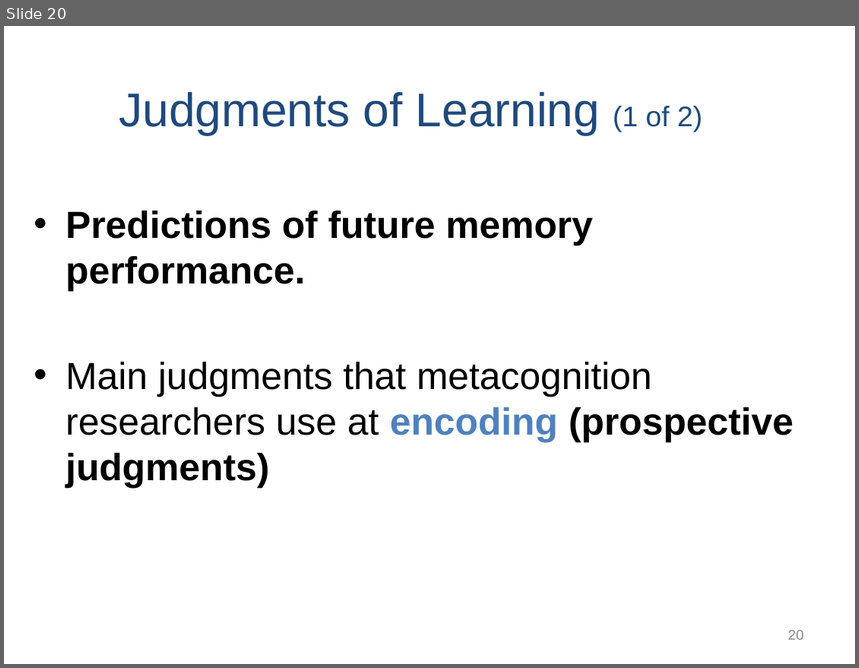
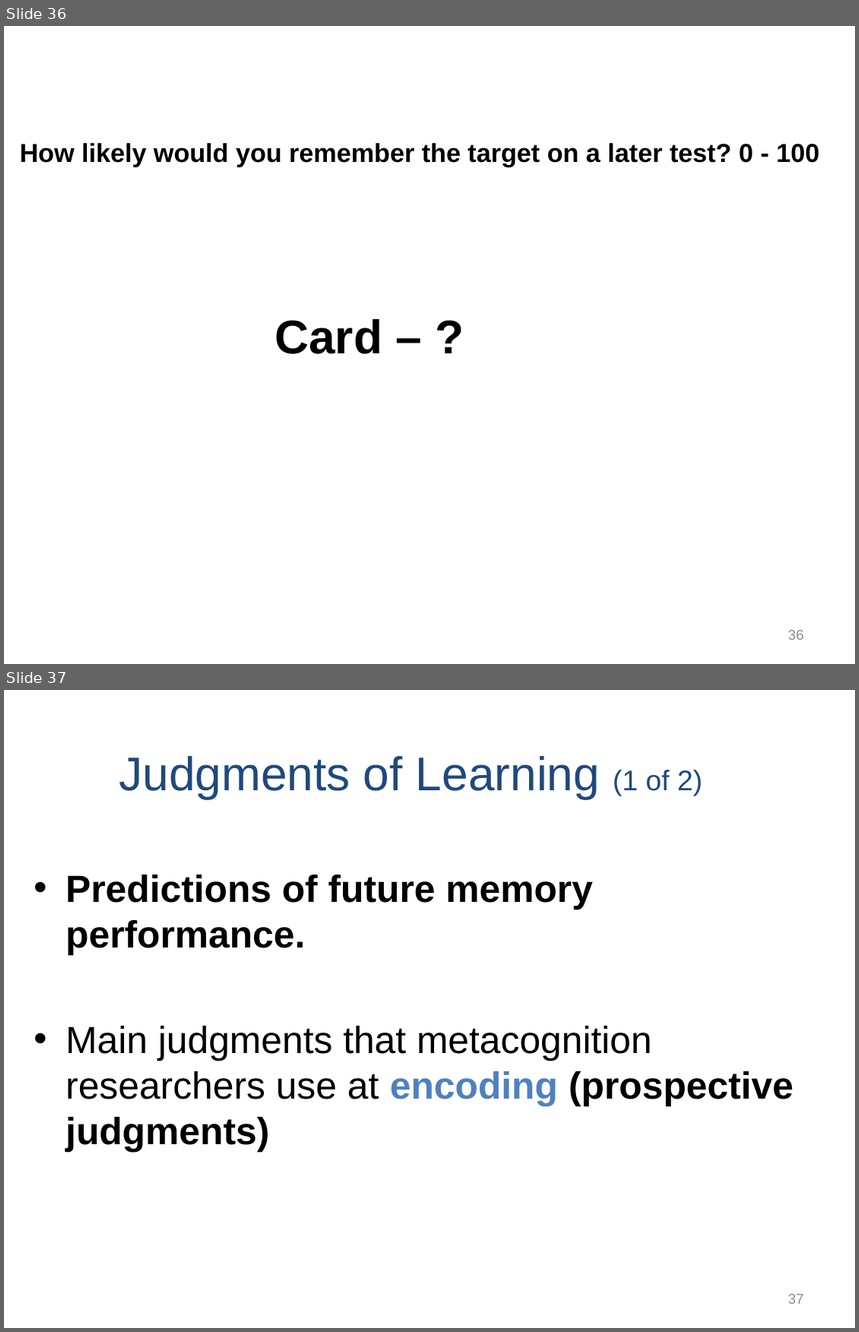
Before and after one commit to npm27/Teaching-Materials, a slide deck: Memory/Slides/Chapter 8.PPTX. Shown one above the other, each under a label of ours: slide 20 before the commit, slides 36 and 37 after it. The pictures are 859x668 and 859x1332 pixels, drawn with LibreOffice and Linux fonts; fonts in the diff are those of the drawing. Boxes give left, top, right and bottom in pixels: in the first picture for what was removed or moved away, otherwise in the second. Text is boxed around its words. In the diff, an @@ line names an element or a change of style, - is before the commit and + after.

```diff
--- a/Memory/Slides/Chapter 8.PPTX
+++ b/Memory/Slides/Chapter 8.PPTX
@@ slide 36 added at (4, 26, 855, 664), background #FFFFFF @@
@@ text added at (20, 143, 819, 167), 22 pt, text #000000, bold @@
+How likely would you remember the target on a later test? 0 - 100
@@ text added at (275, 319, 383, 354), 40 pt, text #000000, bold @@
+Card – ?
@@ page number added at (788, 630, 804, 640), 12 pt, text #8C8C8C @@
+36
@@ what was slide 20 is now slide 37 @@
@@ page number at (788, 1294, 804, 1304): text changed @@
-20
+37
```
Also in this commit, not shown: 1 slide changed, 17 other slides added.
